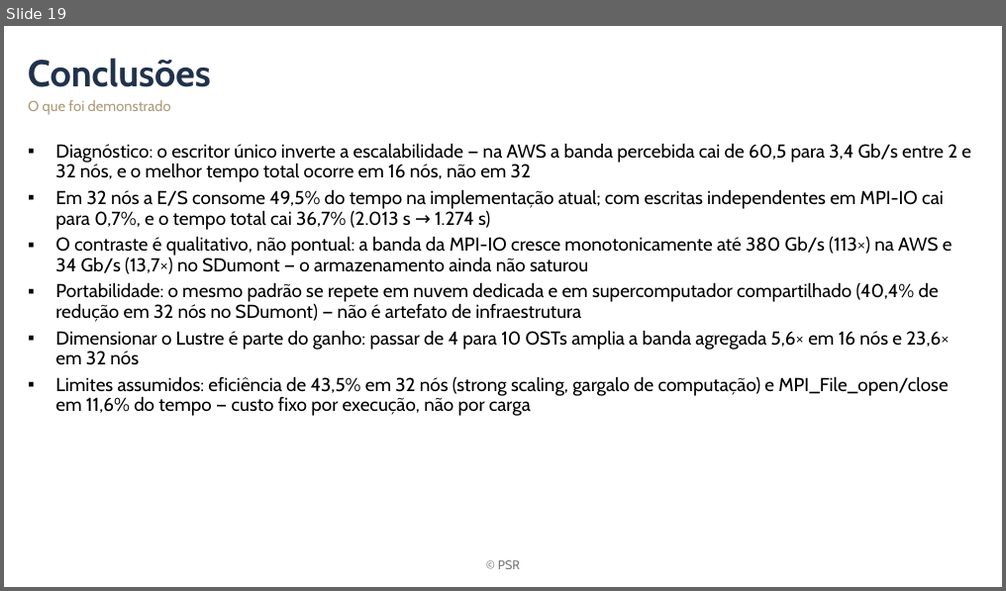
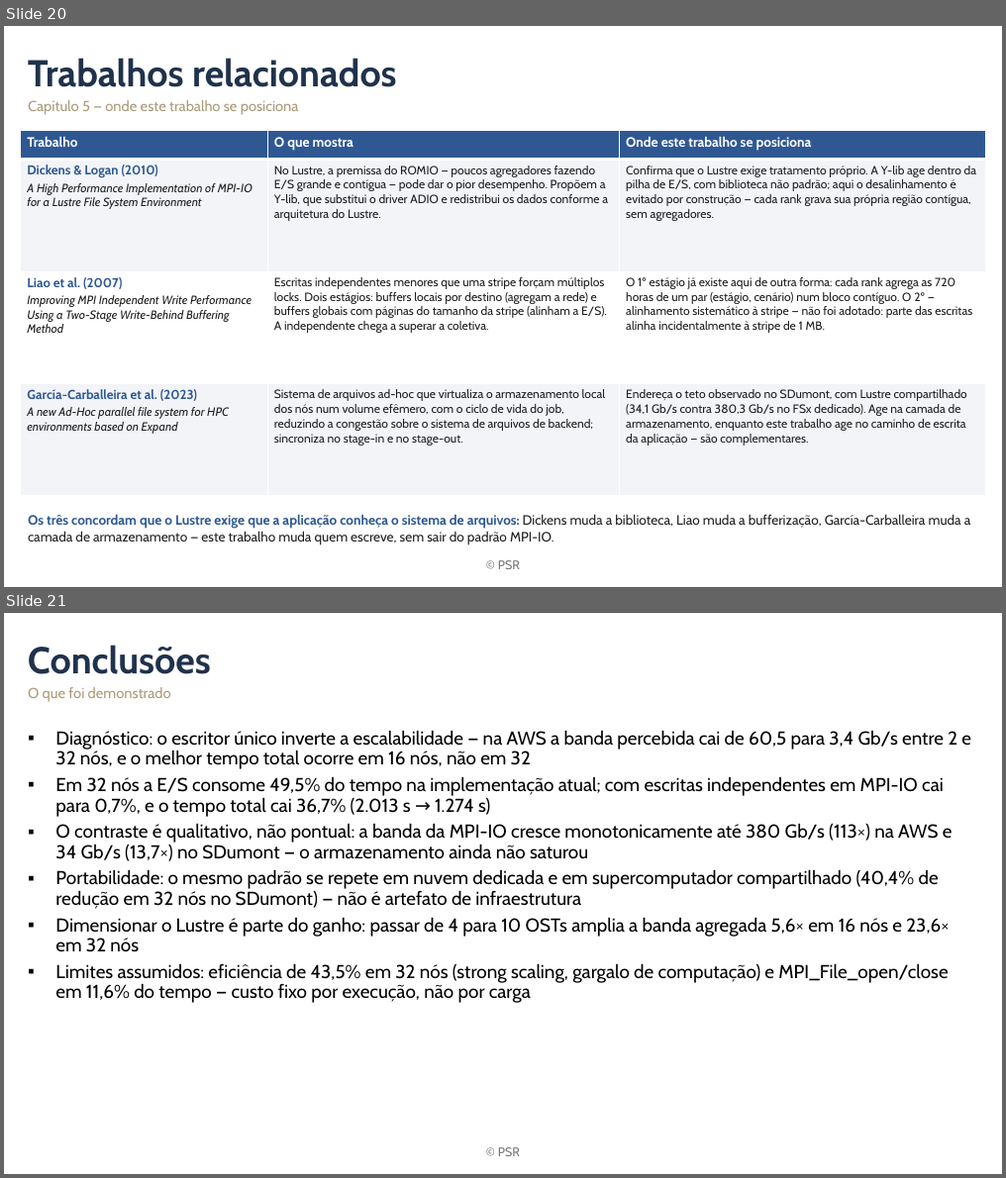
Before and after one commit to mbrcruz/SDDP-MPIO-Latex, a slide deck: Apresentacao/Apresentacao_esqueleto.pptx. Shown one above the other, each under a label of ours: slide 19 before the commit, slides 20 and 21 after it. The pictures are 1006x591 and 1006x1178 pixels, drawn with LibreOffice and Linux fonts; fonts in the diff are those of the drawing; background and template pictures are left out. Boxes give left, top, right and bottom in pixels: in the first picture for what was removed or moved away, otherwise in the second. Text is boxed around its words. In the diff, an @@ line names an element or a change of style, - is before the commit and + after.

Commit message:
Environments

```diff
--- a/Apresentacao/Apresentacao_esqueleto.pptx
+++ b/Apresentacao/Apresentacao_esqueleto.pptx
@@ slide 20 added at [4, 26, 1002, 587], background #FFFFFF; not listed: 1 template element that a slide beside it also shows @@
@@ title added at [28, 58, 397, 87], 36 pt, text #20324C, bold @@
+Trabalhos relacionados
@@ text added at [28, 100, 299, 115], 14 pt, text #AC9A78 @@
+Capítulo 5 — onde este trabalho se posiciona
@@ table added at [21, 131, 985, 496], 4 rows, 3 columns @@
+Trabalho | O que mostra | Onde este trabalho se posiciona
+Dickens & Logan (2010) / A High Performance Implementation of MPI-IO for a Lustre File System Environment | No Lustre, a premissa do ROMIO — poucos agregadores fazendo E/S grande e contígua — pode dar o pior desempenho. Propõem a Y-lib, que substitui o driver ADIO e redistribui os dados conforme a arquitetura do Lustre. | Confirma que o Lustre exige tratamento próprio. A Y-lib age dentro da pilha de E/S, com biblioteca não padrão; aqui o desalinhamento é evitado por construção — cada rank grava sua própria região contígua, sem agregadores.
+Liao et al. (2007) / Improving MPI Independent Write Performance Using a Two-Stage Write-Behind Buffering Method | Escritas independentes menores que uma stripe forçam múltiplos locks. Dois estágios: buffers locais por destino (agregam a rede) e buffers globais com páginas do tamanho da stripe (alinham a E/S). A independente chega a superar a coletiva. | O 1º estágio já existe aqui de outra forma: cada rank agrega as 720 horas de um par (estágio, cenário) num bloco contíguo. O 2º — alinhamento sistemático à stripe — não foi adotado: parte das escritas alinha incidentalmente à stripe de 1 MB.
+García-Carballeira et al. (2023) / A new Ad-Hoc parallel file system for HPC environments based on Expand | Sistema de arquivos ad-hoc que virtualiza o armazenamento local dos nós num volume efêmero, com o ciclo de vida do job, reduzindo a congestão sobre o sistema de arquivos de backend; sincroniza no stage-in e no stage-out. | Endereça o teto observado no SDumont, com Lustre compartilhado (34,1 Gb/s contra 380,3 Gb/s no FSx dedicado). Age na camada de armazenamento, enquanto este trabalho age no caminho de escrita da aplicação — são complementares.
@@ text added at [28, 514, 971, 546], 13 pt, text #202020 @@
+Os três concordam que o Lustre exige que a aplicação conheça o sistema de arquivos: Dickens muda a biblioteca, Liao muda a bufferização, García-Carballeira muda a camada de armazenamento — este trabalho muda quem escreve, sem sair do padrão MPI-IO.
@@ what was slide 19 is now slide 21 @@
```
Also in this commit, not shown: 1 slide changed, 1 other slide added, 1 other file.
